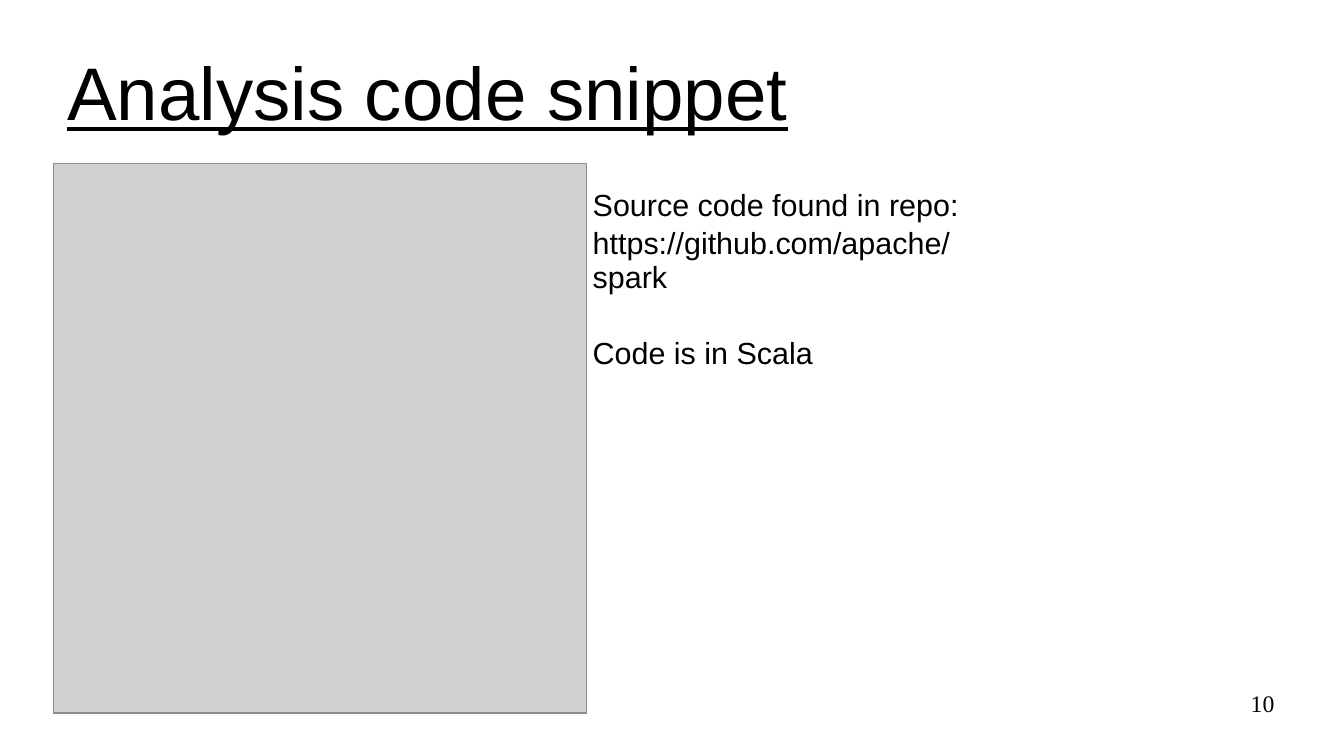
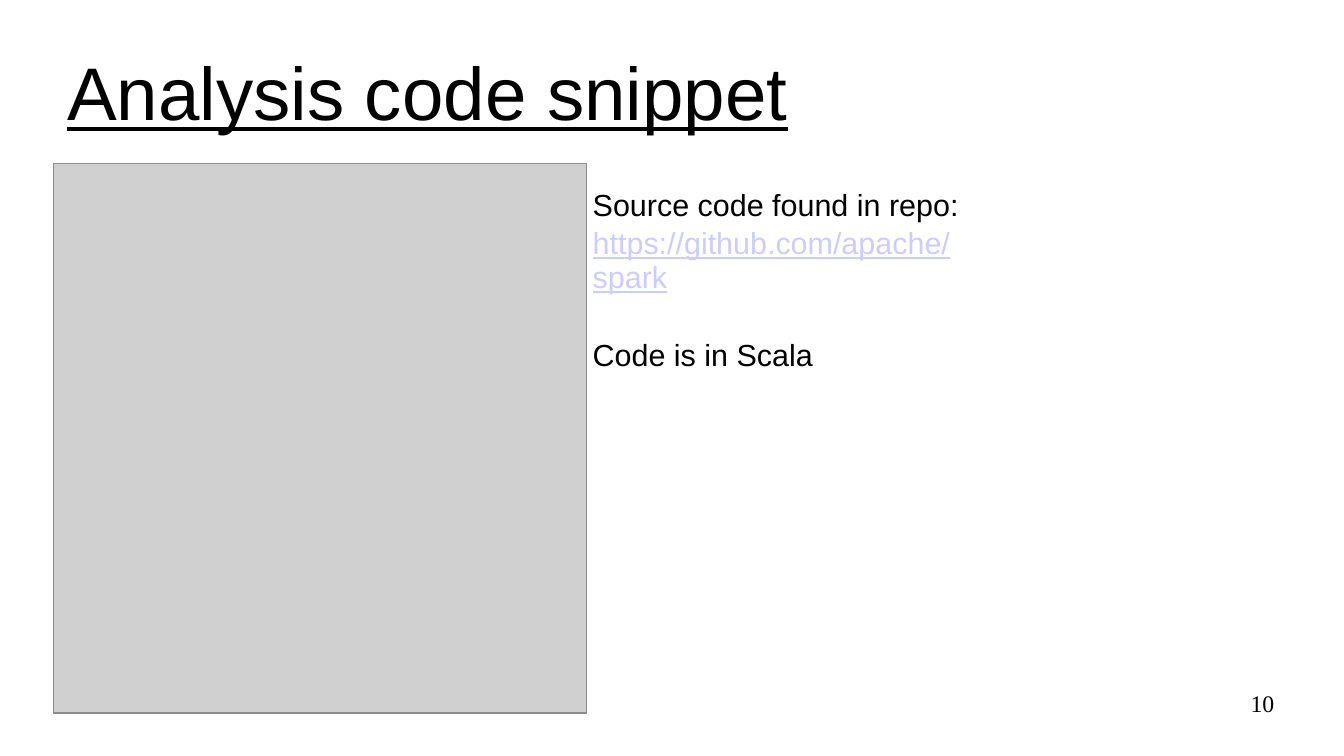
Before and after one commit to UVADS/distributed_computing, a slide deck: slide 10 of 03_dataframes_and_spark_sql/content_catalyst_optimizer/catalyst_optimizer_for_spark_sql.ppt. Drawn at 1344x756 pixels with LibreOffice and Linux fonts; fonts in the diff are those of the drawing; grey boxes stand for pictures. Boxes give left, top, right and bottom in pixels: in the first picture for what was removed or moved away, otherwise in the second. Text is boxed around its words. In the diff, an @@ line names an element or a change of style, - is before the commit and + after.

```diff
--- a/03_dataframes_and_spark_sql/content_catalyst_optimizer/catalyst_optimizer_for_spark_sql.ppt
+++ b/03_dataframes_and_spark_sql/content_catalyst_optimizer/catalyst_optimizer_for_spark_sql.ppt
@@ text "Source code found in repo:" at [593, 194, 958, 367]: text colour #000000 to #CCCCFF, underline on in "https://github.com/apache/spark" @@
```
Also in this commit, not shown: 6 other slides changed, 8 slides added, 3 slides removed.
